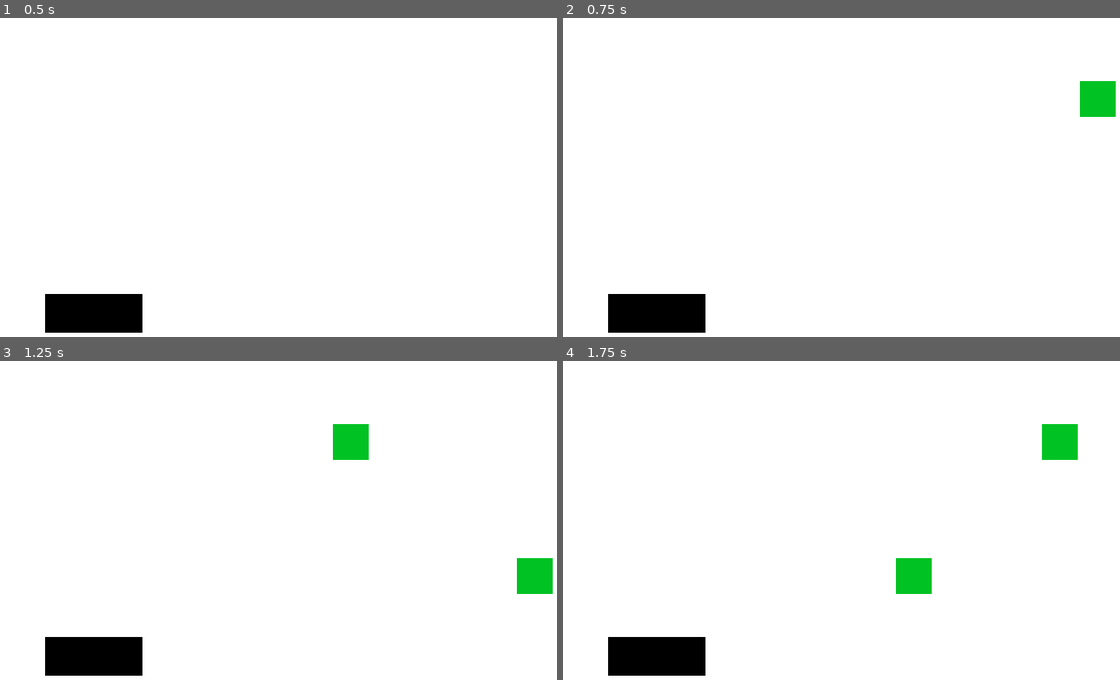
Above: before the commit, frames 1-4 (two rows, left to right).
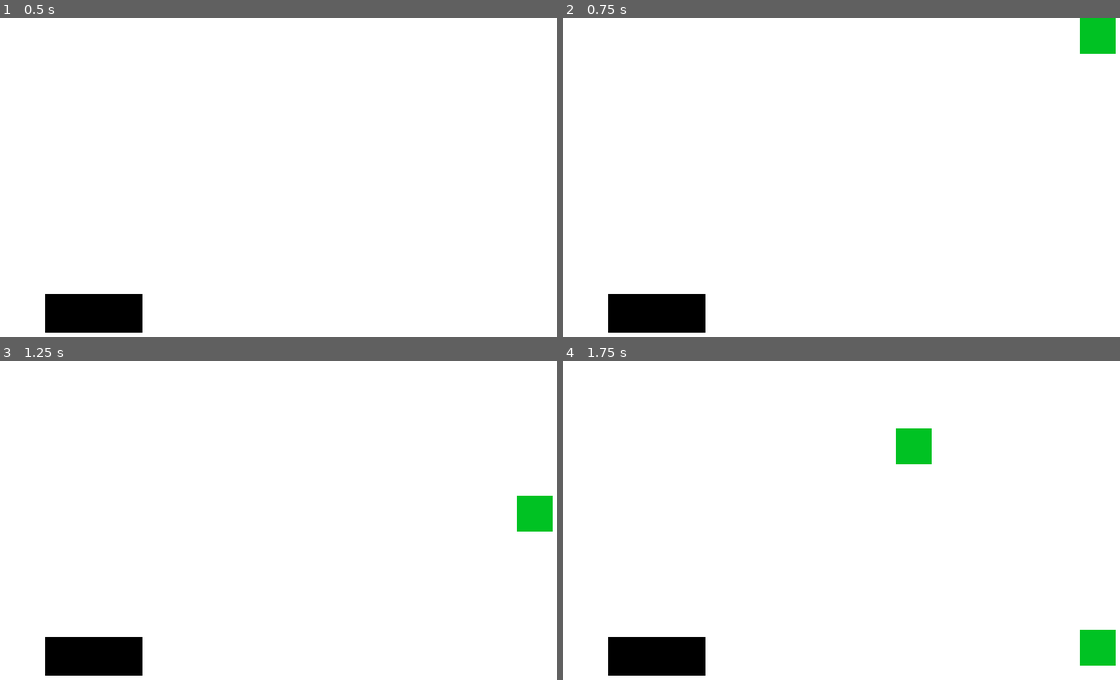
Above: after the commit, the same moments.

Repository: EthanPlant/LD56
Game: Godot game, scene res://scenes/minigames/feed_cats/feed_cats.tscn
Same seed, same stepped clock (60 frames per second), same inputs: the game is played once before the commit and once after it. This scene is started directly instead of the project's main scene.
Inputs (mouse positions are in pixels of both pictures, inside the frame that each line leads up to):
- Up to frame 1 (0.5 s): no input
- Up to frame 2 (0.75 s): tap Enter at 0.5 s; move the mouse to (975, 164) at 0.52 s; hold Right (ui_right) from 0.53 s (still down); hold S (move_wand) from 0.53 s (still down); click (975, 164) at 0.67 s
- Up to frame 3 (1.25 s): keep holding Right (ui_right); keep holding S (move_wand)
- Up to frame 4 (1.75 s): move the mouse to (735, 539) at 1.27 s; release Right (ui_right) at 1.28 s; release S (move_wand) at 1.28 s; hold Left (ui_left) from 1.28 s (still down); click (735, 539) at 1.35 s; tap S (move_wand) at 1.55 s

Frame 1 is identical in both runs. In frame 2, 1.4% of the frame differs, in the area x 92-100%, y 0-32%; in frame 3, 2.2%; in frame 4, 2.9%, in the area x 59-100%, y 19-96%.

Commit message:
Add speed multiplier to enable speeding up games later

Diff:
--- a/project.godot
+++ b/project.godot
@@ -13,6 +13,10 @@
 config/name="LD56"
 run/main_scene="res://scenes/main.tscn"
 config/features=PackedStringArray("4.3", "Forward Plus")
+
+[autoload]
+
+Global="*res://scripts/global.gd"
 
 [display]
 
--- /dev/null
+++ b/scripts/global.gd
@@ -0,0 +1,3 @@
+extends Node
+
+var speed_mult = 1.0
--- a/scripts/minigames/feed_cats/feed_cats.gd
+++ b/scripts/minigames/feed_cats/feed_cats.gd
@@ -3,7 +3,7 @@
 func _ready() -> void:
     super()
     var spawn_timer = Timer.new()
-    spawn_timer.wait_time = 0.5
+    spawn_timer.wait_time = 0.75 / Global.speed_mult
     spawn_timer.one_shot = false
     spawn_timer.timeout.connect(_on_spawn_timer)
     add_child(spawn_timer)
@@ -15,7 +15,5 @@
 func _spawn_item() -> void:
     var item_scene = preload("res://scenes/minigames/feed_cats/food.tscn")
     var item_instance = item_scene.instantiate()
-    print(get_viewport().size.x)
     item_instance.position = Vector2(randf_range(0, get_viewport().get_visible_rect().size.x - 40), 0)
-    print(item_instance.position)
     add_child(item_instance)
--- a/scripts/minigames/feed_cats/food.gd
+++ b/scripts/minigames/feed_cats/food.gd
@@ -1,12 +1,13 @@
 extends CharacterBody2D
 
-@export var speed = 300
+@export var speed = 300 * Global.speed_mult
 
 func _process(delta: float) -> void:
     position.y += speed * delta
 
     if position.y > get_viewport().size.y:
         queue_free()
+        get_parent().score -= 1
 
 func _on_body_entered(body):
     if body.is_in_group("bowl"):
--- a/scripts/minigames/minigame.gd
+++ b/scripts/minigames/minigame.gd
@@ -12,7 +12,7 @@
 func _ready() -> void:
     score = 0
     _timer = Timer.new()
-    _timer.wait_time = duration
+    _timer.wait_time = duration / Global.speed_mult
     _timer.timeout.connect(_on_timer_timeout)
     _timer.one_shot = true
     add_child(_timer)
--- a/scripts/minigames/pet_cat/pet_cat.gd
+++ b/scripts/minigames/pet_cat/pet_cat.gd
@@ -1,6 +1,6 @@
 extends Minigame
 
-@export var hand_speed = 2000
+@export var hand_speed = 2000 * Global.speed_mult
 var _hand_dir = 0
 
 func _process(delta: float) -> void:
--- a/scripts/minigames/play_with/play_with.gd
+++ b/scripts/minigames/play_with/play_with.gd
@@ -1,18 +1,19 @@
 extends Minigame
 
-@export var wand_speed = 2000
-var _wand_max
-var _wand_min
+@export var wand_speed = 2000 * Global.speed_mult
+var _wand_dir
 
 func _ready() -> void:
     super()
-    _wand_max = $Wand.position.y - 500
-    _wand_min = $Wand.position.y + 500
+    _wand_dir = 0
+
+func _input(event: InputEvent) -> void:
+    if event.is_action_pressed("move_wand"):
+        score += 1
+        _wand_dir = 1 if score % 2 == 0 else -1
 
 func _process(delta) -> void:
-    if Input.is_action_just_pressed("move_wand"):
-        score += 1
-        var new_y = $Wand.position.y + (wand_speed * delta * (1 if score % 2 == 0 else -1))
-        new_y = clamp(new_y, _wand_max, _wand_min)
-        $Wand.position.y = new_y
+    $Wand.position.y += wand_speed * delta * _wand_dir
+    _wand_dir = 0
+
     check_score()
